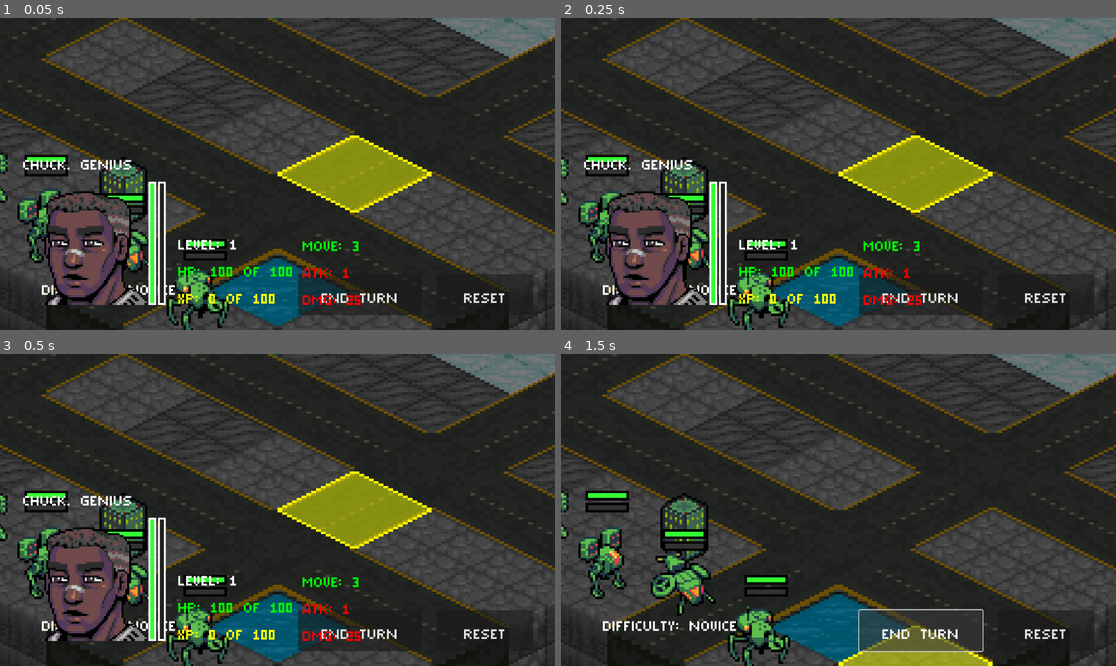
Above: before the commit, frames 1-4 (two rows, left to right).
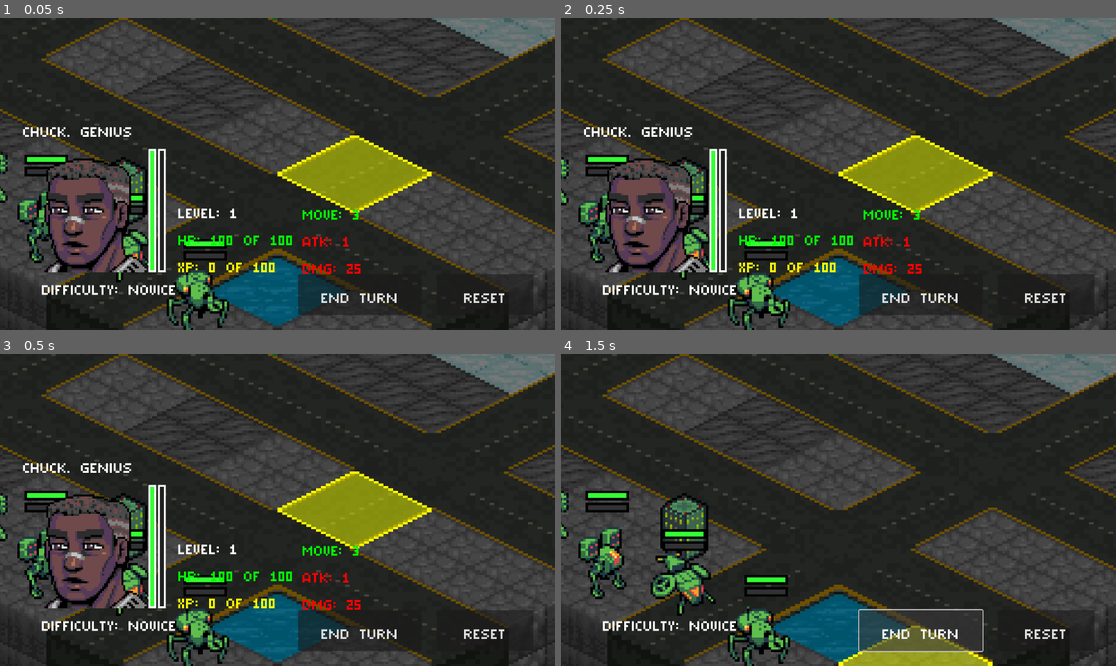
Above: after the commit, the same moments.

Repository: Tekknobot/Terrain
Game: Godot game, scene res://Scenes/Main.tscn
Two runs of this game, one before a commit and one after it. Both use one fixed random seed, a clock stepped at 60 frames per second and the inputs below.
Inputs:
- Up to frame 1 (0.05 s): no input
- Up to frame 2 (0.25 s): no input
- Up to frame 3 (0.5 s): no input
- Up to frame 4 (1.5 s): click "END TURN" at 0.5 s; click "END TURN" at 1.25 s

The runs differ from the first frame. In frame 1, 8.4% of the frame differs, in the area x 4-65%, y 34-92%; in frame 2, 8.4%; in frame 3, 8.4%; in frame 4, nothing differs.

Commit message:
Move quote to bottom on HUD.

Diff:
--- a/Scenes/Main.tscn
+++ b/Scenes/Main.tscn
@@ -325,13 +325,6 @@
 offset_right = 1023.0
 offset_bottom = 439.0
 
-[node name="Quote" type="RichTextLabel" parent="HUDLayer/Control/VBoxContainer3"]
-custom_minimum_size = Vector2(1024, 64)
-layout_mode = 2
-theme_override_fonts/normal_font = ExtResource("39_mfbvt")
-theme_override_font_sizes/normal_font_size = 48
-theme_override_styles/normal = SubResource("StyleBoxEmpty_vgpqy")
-
 [node name="HBoxContainer2" type="HBoxContainer" parent="HUDLayer/Control/VBoxContainer3"]
 layout_mode = 2
 
@@ -370,12 +363,26 @@
 fill_mode = 3
 show_percentage = false
 
+[node name="Blank" type="RichTextLabel" parent="HUDLayer/Control/VBoxContainer3"]
+custom_minimum_size = Vector2(1024, 32)
+layout_mode = 2
+theme_override_fonts/normal_font = ExtResource("39_mfbvt")
+theme_override_font_sizes/normal_font_size = 48
+theme_override_styles/normal = SubResource("StyleBoxEmpty_vgpqy")
+
+[node name="Quote" type="RichTextLabel" parent="HUDLayer/Control/VBoxContainer3"]
+custom_minimum_size = Vector2(1024, 64)
+layout_mode = 2
+theme_override_fonts/normal_font = ExtResource("39_mfbvt")
+theme_override_font_sizes/normal_font_size = 48
+theme_override_styles/normal = SubResource("StyleBoxEmpty_vgpqy")
+
 [node name="VBoxContainer" type="VBoxContainer" parent="HUDLayer/Control"]
 layout_mode = 0
 offset_left = 321.0
-offset_top = 243.0
+offset_top = 178.0
 offset_right = 653.0
-offset_bottom = 443.0
+offset_bottom = 378.0
 
 [node name="Level" type="RichTextLabel" parent="HUDLayer/Control/VBoxContainer"]
 custom_minimum_size = Vector2(332, 52)
@@ -406,9 +413,9 @@
 [node name="VBoxContainer2" type="VBoxContainer" parent="HUDLayer/Control"]
 layout_mode = 0
 offset_left = 579.0
-offset_top = 246.0
+offset_top = 181.0
 offset_right = 775.0
-offset_bottom = 446.0
+offset_bottom = 381.0
 
 [node name="MovementRange" type="RichTextLabel" parent="HUDLayer/Control/VBoxContainer2"]
 modulate = Color(0, 1, 0, 1)
